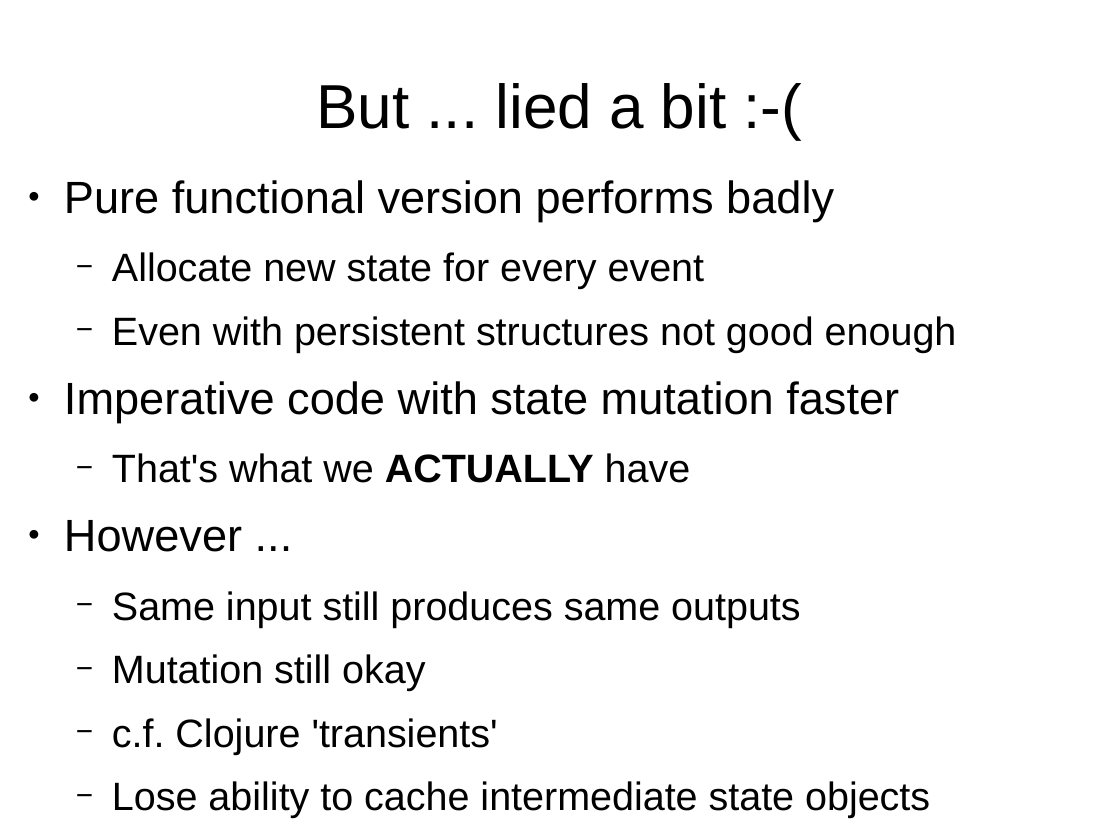
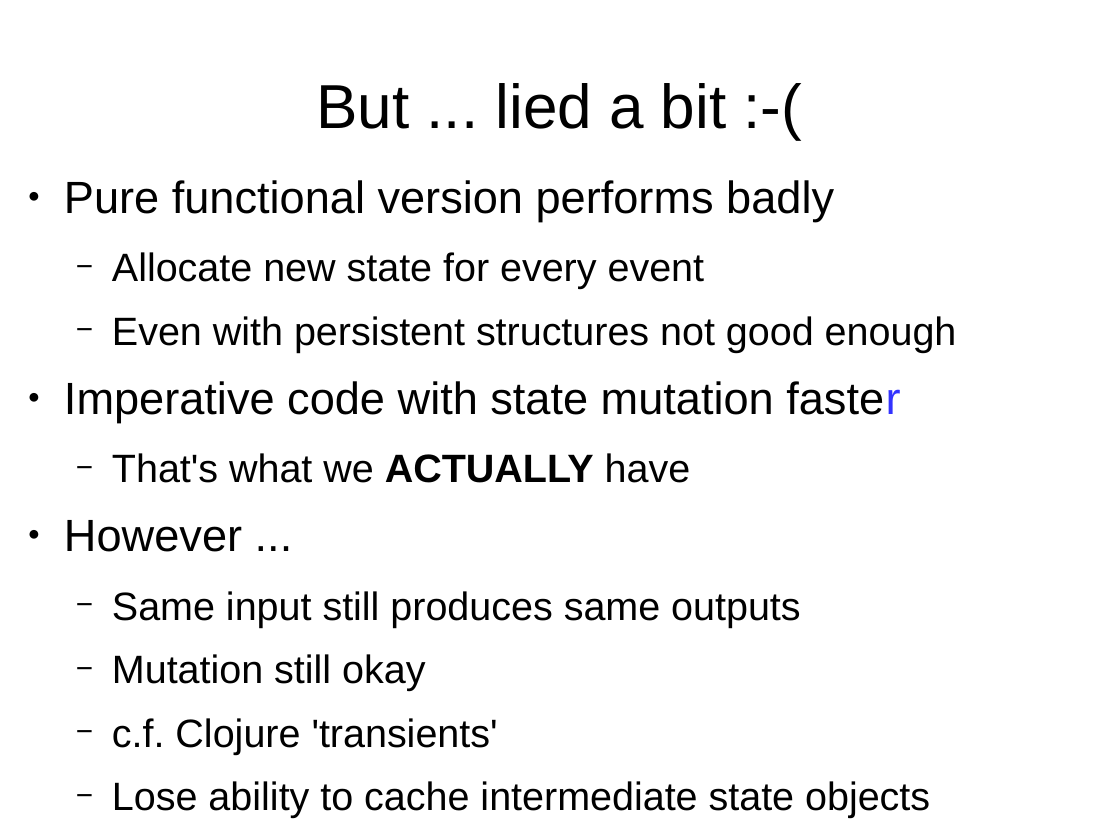
Before and after one commit to smandy/dconf_talk, a slide deck: slide 15 of dconf_iter2.odp (slide 17 before the commit). Drawn at 1120x840 pixels with LibreOffice and Linux fonts; fonts in the diff are those of the drawing. Boxes give left, top, right and bottom in pixels: in the first picture for what was removed or moved away, otherwise in the second. Text is boxed around its words. In the diff, an @@ line names an element or a change of style, - is before the commit and + after.

```diff
--- a/dconf_iter2.odp
+++ b/dconf_iter2.odp
@@ text at (x1=64, y1=381, x2=900, y2=422): text colour #000000 to #3333FF in "faster" @@
```
Also in this commit, not shown: 14 other slides changed, 1 slide added, 5 slides removed, 7 other files.
